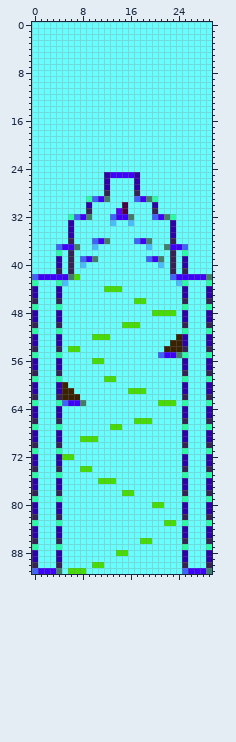
Sprite sheet: Resource/backgrounds/level_2_data_long.png. Above, as it was before the edit.
The file is 30x92 pixels. Colours within 5 levels of each other are drawn and written as one.
Once edited:
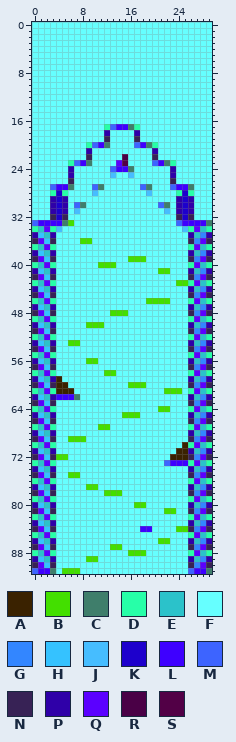
Palette (. is transparent): A #3a2200  B #43df00  C #3f7e6b  D #27ffa8  E #2bc2ca  F #66ffff  G #3386ff  H #35c2ff  J #46bdff  K #1d00cc  L #3e00ff  M #3d64ff  N #372255  P #2f00a8  Q #5b00ff  R #4a0046  S #520046
Changes in this commit:
@@ x 0..29 @@
 16 FFFFFFFFFFFFFFFFFFFFFFFFFFFFFF
-17 FFFFFFFFFFFFFFFFFFFFFFFFFFFFFF
-18 FFFFFFFFFFFFFFFFFFFFFFFFFFFFFF
-19 FFFFFFFFFFFFFFFFFFFFFFFFFFFFFF
-20 FFFFFFFFFFFFFFFFFFFFFFFFFFFFFF
-21 FFFFFFFFFFFFFFFFFFFFFFFFFFFFFF
-22 FFFFFFFFFFFFFFFFFFFFFFFFFFFFFF
-23 FFFFFFFFFFFFFFFFFFFFFFFFFFFFFF
-24 FFFFFFFFFFFFFFFFFFFFFFFFFFFFFF
-25 FFFFFFFFFFFFPLLLLPFFFFFFFFFFFF
-26 FFFFFFFFFFFFPFFFFPFFFFFFFFFFFF
-27 FFFFFFFFFFFFPFFFFPFFFFFFFFFFFF
-28 FFFFFFFFFFFFNFFFFNFFFFFFFFFFFF
-29 FFFFFFFFFDMLCFFFFMLCDFFFFFFFFF
-30 FFFFFFFFFPFFFFFRFFFFPFFFFFFFFF
-31 FFFFFFFFFNFFFFQSFFFFNFFFFFFFFF
-32 FFFFFFDMLCFFFMLLCFFFMLCDFFFFFF
-33 FFFFFFPFFFFFFJFFJFFFFFFPFFFFFF
-34 FFFFFFPFFFFFFFFFFFFFFFFPFFFFFF
-35 FFFFFFPFFFFFFFFFFFFFFFFPFFFFFF
-36 FFFFFFNFFFMLCFFFFMLCFFFNFFFFFF
-37 FFFFMLLCFFJFFFFFFFFJFFCLLMFFFF
-38 FFFFDFNFFFFFFFFFFFFFFFFNFDFFFF
-39 FFFFPFNFMLCFFFFFFFFMLCFNFPFFFF
-40 FFFFPFNFJFFFFFFFFFFFFJFNFPFFFF
-41 FFFFNFNFFFFFFFFFFFFFFFFNFNFFFF
-42 MLLLLLCBFFFFFFFFFFFFFFFMLLLLLC
-43 DFFFDJFFFFFFFFFFFFFFFFFFJDFFFD
-44 PFFFPFFFFFFFBBBFFFFFFFFFFPFFFP
-45 PFFFPFFFFFFFFFFFFFFFFFFFFPFFFP
-46 NFFFNFFFFFFFFFFFFBBFFFFFFNFFFN
-47 DFFFDFFFFFFFFFFFFFFFFFFFFDFFFD
-48 PFFFPFFFFFFFFFFFFFFFBBBBFPFFFP
-49 PFFFPFFFFFFFFFFFFFFFFFFFFPFFFP
-50 NFFFNFFFFFFFFFFBBBFFFFFFFNFFFN
-51 DFFFDFFFFFFFFFFFFFFFFFFFFDFFFD
-52 PFFFPFFFFFBBBFFFFFFFFFFFAPFFFP
-53 PFFFPFFFFFFFFFFFFFFFFFFAAPFFFP
-54 NFFFNFBBFFFFFFFFFFFFFFAAANFFFN
-55 DFFFDFFFFFFFFFFFFFFFFMLLCDFFFD
-56 PFFFPFFFFFBBFFFFFFFFFFFFFPFFFP
-57 PFFFPFFFFFFFFFFFFFFFFFFFFPFFFP
-58 NFFFNFFFFFFFFFFFFFFFFFFFFNFFFN
-59 DFFFDFFFFFFFBBFFFFFFFFFFFDFFFD
-60 PFFFPAFFFFFFFFFFFFFFFFFFFPFFFP
-61 PFFFPAAFFFFFFFFFBBBFFFFFFPFFFP
-62 NFFFNAAAFFFFFFFFFFFFFFFFFNFFFN
-63 DFFFDMLLCFFFFFFFFFFFFBBBFDFFFD
-64 PFFFPFFFFFFFFFFFFFFFFFFFFPFFFP
-65 PFFFPFFFFFFFFFFFFFFFFFFFFPFFFP
-66 NFFFNFFFFFFFFFFFFBBBFFFFFNFFFN
-67 DFFFDFFFFFFFFBBFFFFFFFFFFDFFFD
-68 PFFFPFFFFFFFFFFFFFFFFFFFFPFFFP
-69 PFFFPFFFBBBFFFFFFFFFFFFFFPFFFP
-70 NFFFNFFFFFFFFFFFFFFFFFFFFNFFFN
-71 DFFFDFFFFFFFFFFFFFFFFFFFFDFFFD
-72 PFFFPBBFFFFFFFFFFFFFFFFFFPFFFP
-73 PFFFPFFFFFFFFFFFFFFFFFFFFPFFFP
-74 NFFFNFFFBBFFFFFFFFFFFFFFFNFFFN
-75 DFFFDFFFFFFFFFFFFFFFFFFFFDFFFD
-76 PFFFPFFFFFFBBBFFFFFFFFFFFPFFFP
-77 PFFFPFFFFFFFFFFFFFFFFFFFFPFFFP
-78 NFFFNFFFFFFFFFFBBFFFFFFFFNFFFN
-79 DFFFDFFFFFFFFFFFFFFFFFFFFDFFFD
-80 PFFFPFFFFFFFFFFFFFFFBBFFFPFFFP
-81 PFFFPFFFFFFFFFFFFFFFFFFFFPFFFP
-82 NFFFNFFFFFFFFFFFFFFFFFFFFNFFFN
-83 DFFFDFFFFFFFFFFFFFFFFFBBFDFFFD
-84 PFFFPFFFFFFFFFFFFFFFFFFFFPFFFP
-85 PFFFPFFFFFFFFFFFFFFFFFFFFPFFFP
-86 NFFFNFFFFFFFFFFFFFBBFFFFFNFFFN
-87 DFFFDFFFFFFFFFFFFFFFFFFFFDFFFD
-88 PFFFPFFFFFFFFFBBFFFFFFFFFPFFFP
-89 PFFFPFFFFFFFFFFFFFFFFFFFFPFFFP
-90 NFFFNFFFFFBBFFFFFFFFFFFFFNFFFN
-91 MLLLCFBBBFFFFFFFFFFFFFFFFMLLLC
+17 FFFFFFFFFFFFDMLLCDFFFFFFFFFFFF
+18 FFFFFFFFFFFFPFFFFPFFFFFFFFFFFF
+19 FFFFFFFFFFFFNFFFFNFFFFFFFFFFFF
+20 FFFFFFFFFDMLCFFFFMLCDFFFFFFFFF
+21 FFFFFFFFFPFFFFFFFFFFPFFFFFFFFF
+22 FFFFFFFFFNFFFFFRFFFFNFFFFFFFFF
+23 FFFFFFDMLCFFFFQSFFFFMLCDFFFFFF
+24 FFFFFFPFFFFFFMLLCFFFFFFPFFFFFF
+25 FFFFFFPFFFFFFJFFJFFFFFFPFFFFFF
+26 FFFFFFNFFFFFFFFFFFFFFFFNFFFFFF
+27 FFFMLLCFFFMCFFFFFFMCFFFMLLCFFF
+28 FFFDKDFFFFJFFFFFFFFJFFFFDKDFFF
+29 FFFPKPFFFFFFFFFFFFFFFFFFPKPFFF
+30 FFFPKPFMCFFFFFFFFFFFFMCFPKPFFF
+31 FFFPKPFJFFFFFFFFFFFFFFJFPKPFFF
+32 FFFNKNFFFFFFFFFFFFFFFFFFNKNFFF
+33 MLLLLCBFFFFFFFFFFFFFFFFFMLLLLC
+34 DEQDJFFFFFFFFFFFFFFFFFFFFJDQED
+35 PHEPFFFFFFFFFFFFFFFFFFFFFFPEGP
+36 NQHNFFFFBBFFFFFFFFFFFFFFFFNGQN
+37 DEQDFFFFFFFFFFFFFFFFFFFFFFDQED
+38 PHEPFFFFFFFFFFFFFFFFFFFFFFPEGP
+39 NQHNFFFFFFFFFFFFBBBFFFFFFFNGQN
+40 DEQDFFFFFFFBBBFFFFFFFFFFFFDQED
+41 PHEPFFFFFFFFFFFFFFFFFBBFFFPEGP
+42 NQHNFFFFFFFFFFFFFFFFFFFFFFNGQN
+43 DEQDFFFFFFFFFFFFFFFFFFFFBBDQED
+44 PHEPFFFFFFFFFFFFFFFFFFFFFFPEGP
+45 NQHNFFFFFFFFFFFFFFFFFFFFFFNGQN
+46 DEQDFFFFFFFFFFFFFFFBBBBFFFDQED
+47 PHEPFFFFFFFFFFFFFFFFFFFFFFPEGP
+48 NQHNFFFFFFFFFBBBFFFFFFFFFFNGQN
+49 DEQDFFFFFFFFFFFFFFFFFFFFFFDQED
+50 PHEPFFFFFBBBFFFFFFFFFFFFFFPEGP
+51 NQHNFFFFFFFFFFFFFFFFFFFFFFNGQN
+52 DEQDFFFFFFFFFFFFFFFFFFFFFFDQED
+53 PHEPFFBBFFFFFFFFFFFFFFFFFFPEGP
+54 NQHNFFFFFFFFFFFFFFFFFFFFFFNGQN
+55 DEQDFFFFFFFFFFFFFFFFFFFFFFDQED
+56 PHEPFFFFFBBFFFFFFFFFFFFFFFPEGP
+57 NQHNFFFFFFFFFFFFFFFFFFFFFFNGQN
+58 DEQDFFFFFFFFBBFFFFFFFFFFFFDQED
+59 PHEPAFFFFFFFFFFFFFFFFFFFFFPEGP
+60 NQHNAAFFFFFFFFFFBBBFFFFFFFNGQN
+61 DEQDAAAFFFFFFFFFFFFFFFBBBFDQED
+62 PHEPLLLCFFFFFFFFFFFFFFFFFFPEGP
+63 NQHNFFFFFFFFFFFFFFFFFFFFFFNGQN
+64 DEQDFFFFFFFFFFFFFFFFFBBFFFDQED
+65 PHEPFFFFFFFFFFFBBBFFFFFFFFPEGP
+66 NQHNFFFFFFFFFFFFFFFFFFFFFFNGQN
+67 DEQDFFFFFFFBBFFFFFFFFFFFFFDQED
+68 PHEPFFFFFFFFFFFFFFFFFFFFFFPEGP
+69 NQHNFFBBBFFFFFFFFFFFFFFFFFNGQN
+70 DEQDFFFFFFFFFFFFFFFFFFFFFADQED
+71 PHEPFFFFFFFFFFFFFFFFFFFFAAPEGP
+72 NQHNBBFFFFFFFFFFFFFFFFFAAANGQN
+73 DEQDFFFFFFFFFFFFFFFFFFMLLLDQED
+74 PHEPFFFFFFFFFFFFFFFFFFFFFFPEGP
+75 NQHNFFBBFFFFFFFFFFFFFFFFFFNGQN
+76 DEQDFFFFFFFFFFFFFFFFFFFFFFDQED
+77 PHEPFFFFFBBFFFFFFFFFFFFFFFPEGP
+78 NQHNFFFFFFFFBBBFFFFFFFFFFFNGQN
+79 DEQDFFFFFFFFFFFFFFFFFFFFFFDQED
+80 PHEPFFFFFFFFFFFFFBBFFFFFFFPEGP
+81 NQHNFFFFFFFFFFFFFFFFFFBBFFNGQN
+82 DEQDFFFFFFFFFFFFFFFFFFFFFFDQED
+83 PHEPFFFFFFFFFFFFFFFFFFFFFFPEGP
+84 NQHNFFFFFFFFFFFFFFLLFFFFBBNGQN
+85 DEQDFFFFFFFFFFFFFFFFFFFFFFDQED
+86 PHEPFFFFFFFFFFFFFFFFFBBFFFPEGP
+87 NQHNFFFFFFFFFBBFFFFFFFFFFFNGQN
+88 DEQDFFFFFFFFFFFFBBBFFFFFFFDQED
+89 PHEPFFFFFBBFFFFFFFFFFFFFFFPEGP
+90 NQHNFFFFFFFFFFFFFFFFFFFFFFNGQN
+91 MLLCFBBBFFFFFFFFFFFFFFFFFFMLLC
Where, in picture pixels (left, top, right, bottom), the same in both pictures:
changed: (32, 124, 212, 574)
